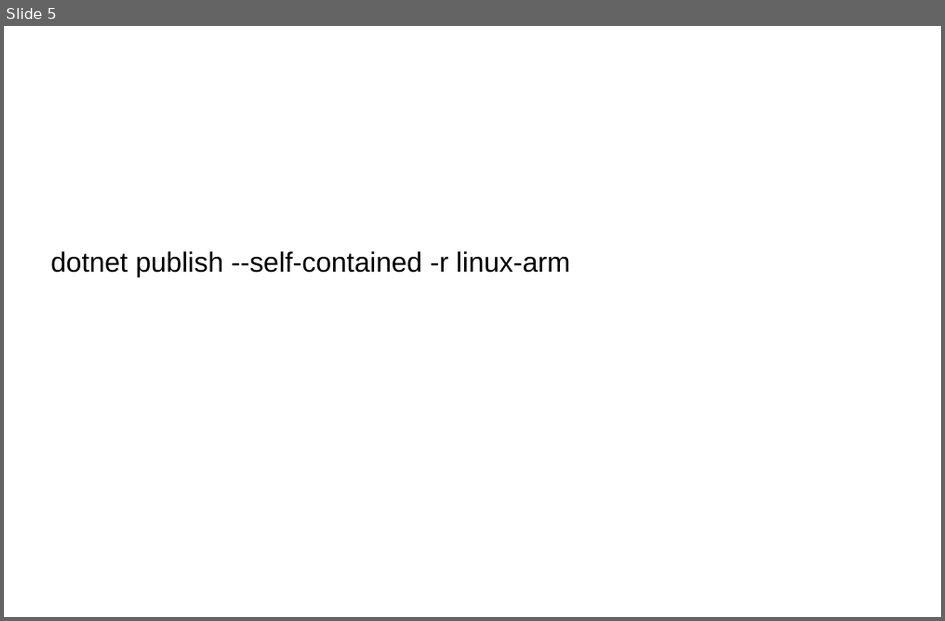
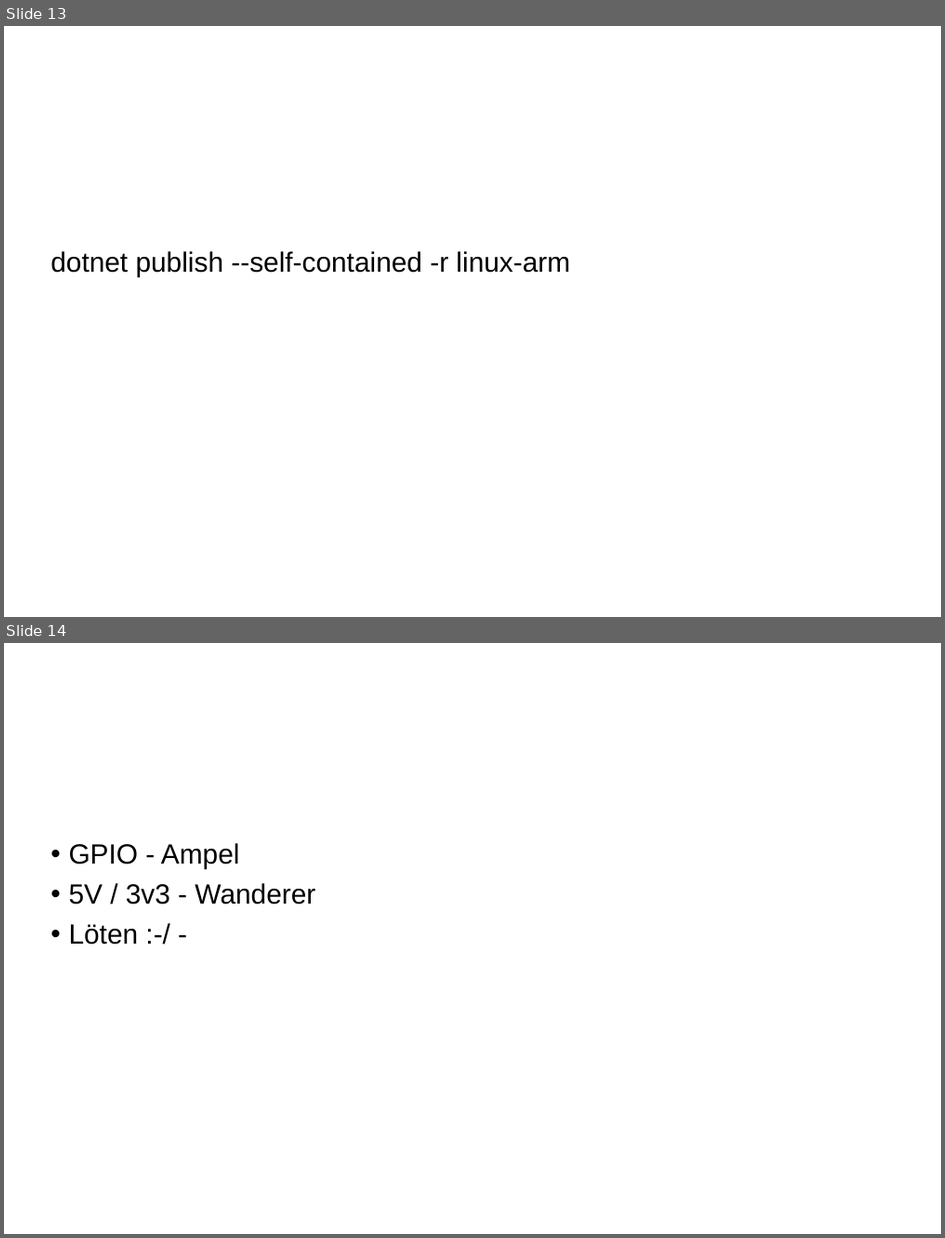
Before and after one commit to FrankPfattheicher/RaspiDotnet, a slide deck: Slides/RaspiDotnet.pptx. Shown one above the other, each under a label of ours: slide 5 before the commit, slides 13 and 14 after it. The pictures are 945x621 and 945x1238 pixels, drawn with LibreOffice and Linux fonts; fonts in the diff are those of the drawing; background and template pictures are left out. Boxes give left, top, right and bottom in pixels: in the first picture for what was removed or moved away, otherwise in the second. Text is boxed around its words. In the diff, an @@ line names an element or a change of style, - is before the commit and + after.

```diff
--- a/Slides/RaspiDotnet.pptx
+++ b/Slides/RaspiDotnet.pptx
@@ slide 14 added at (4,643,941,1234), background picture (left out) @@
@@ text added at (69,843,316,944), 28 pt, text #000000 @@
+• GPIO - Ampel
+• 5V / 3v3 - Wanderer
+• Löten :-/ -
@@ what was slide 5 is now slide 13 @@
```
Also in this commit, not shown: 2 slides changed, 10 other slides added, 6 other files.
